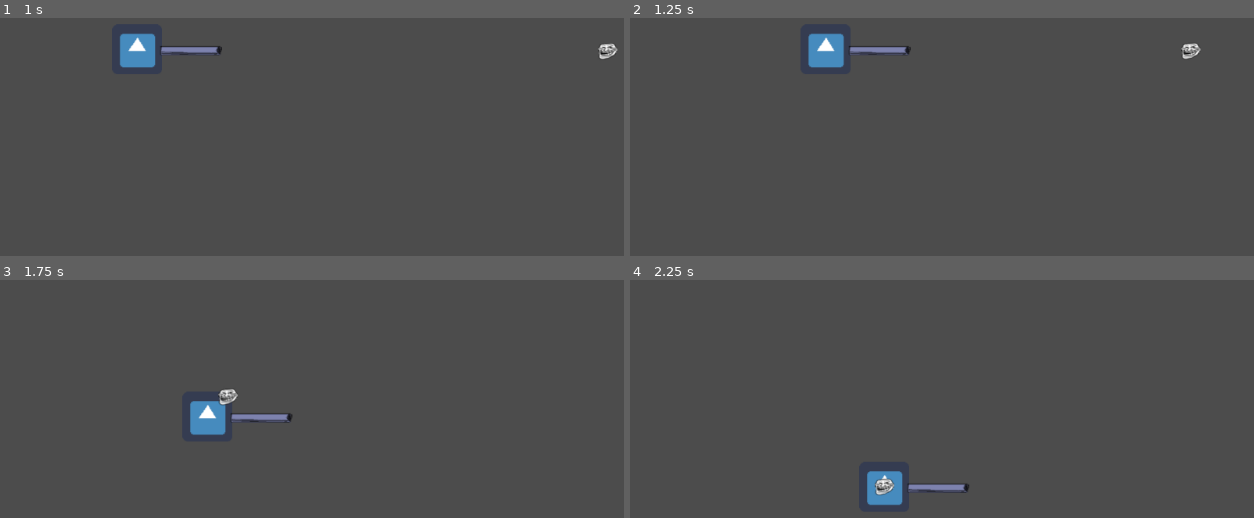
Above: before the commit, frames 1-4 (two rows, left to right).
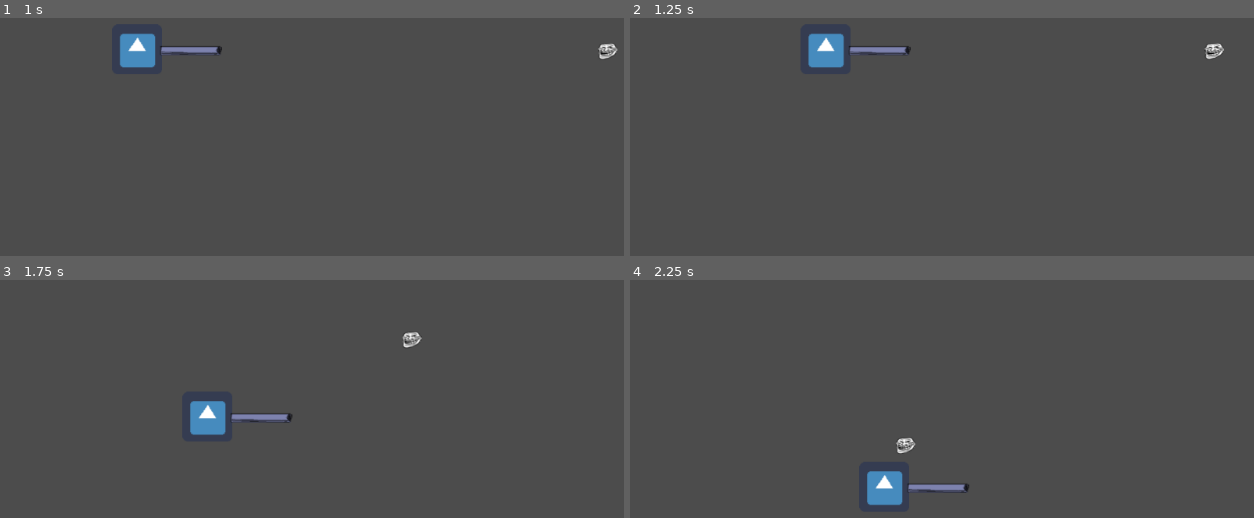
Above: after the commit, the same moments.

Repository: Sasti/gameoff2018RhythmShooter
Game: Godot game, scene res://LevelTemplate.tscn
Same seed, same stepped clock (60 frames per second), same inputs: the game is played once before the commit and once after it. The engine's default icon, where the game draws it, is replaced by a stand-in: a white triangle on a blue panel in a dark square.
Inputs:
- Up to frame 1 (1 s): tap Enter at 0.5 s; hold Right (ui_right) from 0.53 s (still down)
- Up to frame 2 (1.25 s): keep holding Right (ui_right)
- Up to frame 3 (1.75 s): release Right (ui_right) at 1.28 s; hold Down (ui_down) from 1.28 s (still down)
- Up to frame 4 (2.25 s): release Down (ui_down) at 2.03 s; hold Right (ui_right) from 2.03 s (still down)

Frame 1 is identical in both runs. In frame 2, 0.3% of the frame differs, in the area x 88-96%, y 10-18%; in frame 3, 0.3%; in frame 4, 0.3%, in the area x 39-46%, y 66-91%.

Commit message:
Move enemy to own scene folder

Diff:
--- a/Primal Beat/LevelTemplate.tscn
+++ b/Primal Beat/LevelTemplate.tscn
@@ -1,10 +1,10 @@
 [gd_scene load_steps=7 format=2]
 
 [ext_resource path="res://Traveler.tscn" type="PackedScene" id=1]
-[ext_resource path="res://FlyingMeleeMob.gd" type="Script" id=2]
+[ext_resource path="res://enemies/FlyingMeleeMob.gd" type="Script" id=2]
 [ext_resource path="res://sprites/troll-1414023002.png" type="Texture" id=3]
 
-[sub_resource type="SpriteFrames" id=3]
+[sub_resource type="SpriteFrames" id=1]
 
 animations = [ {
 "frames": [ ExtResource( 3 ) ],
@@ -13,17 +13,17 @@
 "speed": 5.0
 } ]
 
-[sub_resource type="CircleShape2D" id=5]
+[sub_resource type="CircleShape2D" id=2]
 
 custom_solver_bias = 0.0
 radius = 10.0
 
-[sub_resource type="CircleShape2D" id=7]
+[sub_resource type="CircleShape2D" id=3]
 
 custom_solver_bias = 0.0
 radius = 10.0
 
-[node name="Root" type="Node" index="0"]
+[node name="Root" type="Node"]
 
 [node name="ParallaxBackground" type="ParallaxBackground" parent="." index="0"]
 
--- a/Primal Beat/Traveler.tscn
+++ b/Primal Beat/Traveler.tscn
@@ -4,12 +4,6 @@
 [ext_resource path="res://icon.png" type="Texture" id=2]
 [ext_resource path="res://sprites/weapon.png" type="Texture" id=3]
 [ext_resource path="res://PlayerWeapon.gd" type="Script" id=4]
-
-[sub_resource type="CapsuleShape2D" id=1]
-
-custom_solver_bias = 0.0
-radius = 10.0
-height = 20.0
 
 [sub_resource type="SpriteFrames" id=2]
 
@@ -25,7 +19,13 @@
 custom_solver_bias = 0.0
 radius = 10.0
 
-[node name="Traveler" type="KinematicBody2D"]
+[sub_resource type="CapsuleShape2D" id=1]
+
+custom_solver_bias = 0.0
+radius = 10.0
+height = 20.0
+
+[node name="Traveler" type="KinematicBody2D" index="0"]
 
 input_pickable = false
 collision_layer = 1
@@ -34,25 +34,19 @@
 script = ExtResource( 1 )
 _sections_unfolded = [ "Collision", "Transform", "collision" ]
 
-[node name="PlayerHItbox" type="CollisionShape2D" parent="." index="0"]
-
-scale = Vector2( 3.20419, 1.73979 )
-shape = SubResource( 1 )
-_sections_unfolded = [ "Transform" ]
-
-[node name="AnimatedSprite" type="AnimatedSprite" parent="." index="1"]
+[node name="AnimatedSprite" type="AnimatedSprite" parent="." index="0"]
 
 frames = SubResource( 2 )
 animation = "default"
 _sections_unfolded = [ "Material", "Transform", "Visibility" ]
 
-[node name="weapon" type="Sprite" parent="." index="2"]
+[node name="weapon" type="Sprite" parent="." index="1"]
 
 position = Vector2( 68.2906, 2.06525 )
 texture = ExtResource( 3 )
 script = ExtResource( 4 )
 
-[node name="PlayerAggroRange" type="Area2D" parent="." index="3"]
+[node name="PlayerAggroRange" type="Area2D" parent="." index="2"]
 
 input_pickable = true
 gravity_vec = Vector2( 0, 1 )
@@ -67,3 +61,19 @@
 scale = Vector2( 25, 25 )
 shape = SubResource( 3 )
 _sections_unfolded = [ "Transform", "Z Index" ]
+
+[node name="PlayerHitbox" type="Area2D" parent="." index="3"]
+
+input_pickable = true
+gravity_vec = Vector2( 0, 1 )
+gravity = 0.0
+linear_damp = 0.1
+angular_damp = 1.0
+audio_bus_override = false
+audio_bus_name = "Master"
+
+[node name="ColisionShape2D" type="CollisionShape2D" parent="PlayerHitbox" index="0"]
+
+scale = Vector2( 2.2, 1.3 )
+shape = SubResource( 1 )
+_sections_unfolded = [ "Transform" ]
--- a/Primal Beat/FlyingMeleeMob.gd
+++ b/Primal Beat/enemies/FlyingMeleeMob.gd
@@ -13,8 +13,9 @@
 var target = Vector2()
 
 # Movement parameters
-var speed = 15
+var speed = 450
 var velocity = Vector2()
+var collision
 
 func _ready():
 	target = get_node('../Traveler')
@@ -22,10 +23,13 @@
 	$MobAggroRange.connect('area_entered', self, 'aggro')
 
 func _physics_process(delta):
-	velocity = (target.position - position).normalized() * speed
+	if aggroed:
+		velocity = (target.position - position).normalized() * speed
+		collision = move_and_collide(velocity * delta)
+		print(collision)
 
-	if aggroed:
-		move_and_collide(velocity)
+	if collision:
+		print('collided')
 
 func hit(area):
 	if area.name == 'PlayerShotHitArea':
--- /dev/null
+++ b/Primal Beat/enemies/FlyingMeleeMob.tscn
@@ -0,0 +1,80 @@
+[gd_scene load_steps=6 format=2]
+
+[ext_resource path="res://enemies/FlyingMeleeMob.gd" type="Script" id=1]
+[ext_resource path="res://sprites/troll-1414023002.png" type="Texture" id=2]
+
+[sub_resource type="SpriteFrames" id=1]
+
+animations = [ {
+"frames": [ ExtResource( 2 ) ],
+"loop": true,
+"name": "default",
+"speed": 5.0
+} ]
+
+[sub_resource type="CircleShape2D" id=2]
+
+custom_solver_bias = 0.0
+radius = 10.0
+
+[sub_resource type="CircleShape2D" id=3]
+
+custom_solver_bias = 0.0
+radius = 10.0
+
+[node name="FlyingMeleeMob" type="KinematicBody2D"]
+
+position = Vector2( 1001, 292.659 )
+input_pickable = false
+collision_layer = 0
+collision_mask = 0
+collision/safe_margin = 0.08
+script = ExtResource( 1 )
+_sections_unfolded = [ "Collision", "collision" ]
+
+[node name="AnimatedSprite" type="AnimatedSprite" parent="." index="0"]
+
+frames = SubResource( 1 )
+animation = "default"
+
+[node name="MobHitArea" type="Area2D" parent="." index="1"]
+
+position = Vector2( -0.218942, -0.0547333 )
+rotation = 1.5708
+scale = Vector2( 0.995789, 1.26589 )
+input_pickable = true
+gravity_vec = Vector2( 0, 1 )
+gravity = 0.0
+linear_damp = 0.1
+angular_damp = 1.0
+audio_bus_override = false
+audio_bus_name = "Master"
+_sections_unfolded = [ "Collision" ]
+
+[node name="CollisionShape2D" type="CollisionShape2D" parent="MobHitArea" index="0"]
+
+shape = SubResource( 2 )
+_sections_unfolded = [ "Transform" ]
+
+[node name="MobAggroRange" type="Area2D" parent="." index="2"]
+
+input_pickable = true
+gravity_vec = Vector2( 0, 1 )
+gravity = 0.0
+linear_damp = 0.1
+angular_damp = 1.0
+audio_bus_override = false
+audio_bus_name = "Master"
+_sections_unfolded = [ "Collision" ]
+
+[node name="CollisionShape2D" type="CollisionShape2D" parent="MobAggroRange" index="0"]
+
+scale = Vector2( 30, 30 )
+shape = SubResource( 3 )
+_sections_unfolded = [ "Transform" ]
+
+[node name="VisibilityNotifier2D" type="VisibilityNotifier2D" parent="." index="3"]
+
+position = Vector2( -0.0158039, 0.124878 )
+scale = Vector2( 1.12233, 1.01249 )
+rect = Rect2( -10, -10, 20, 20 )
Not shown: 3 places in Primal Beat/LevelTemplate.tscn that only renumber resources
